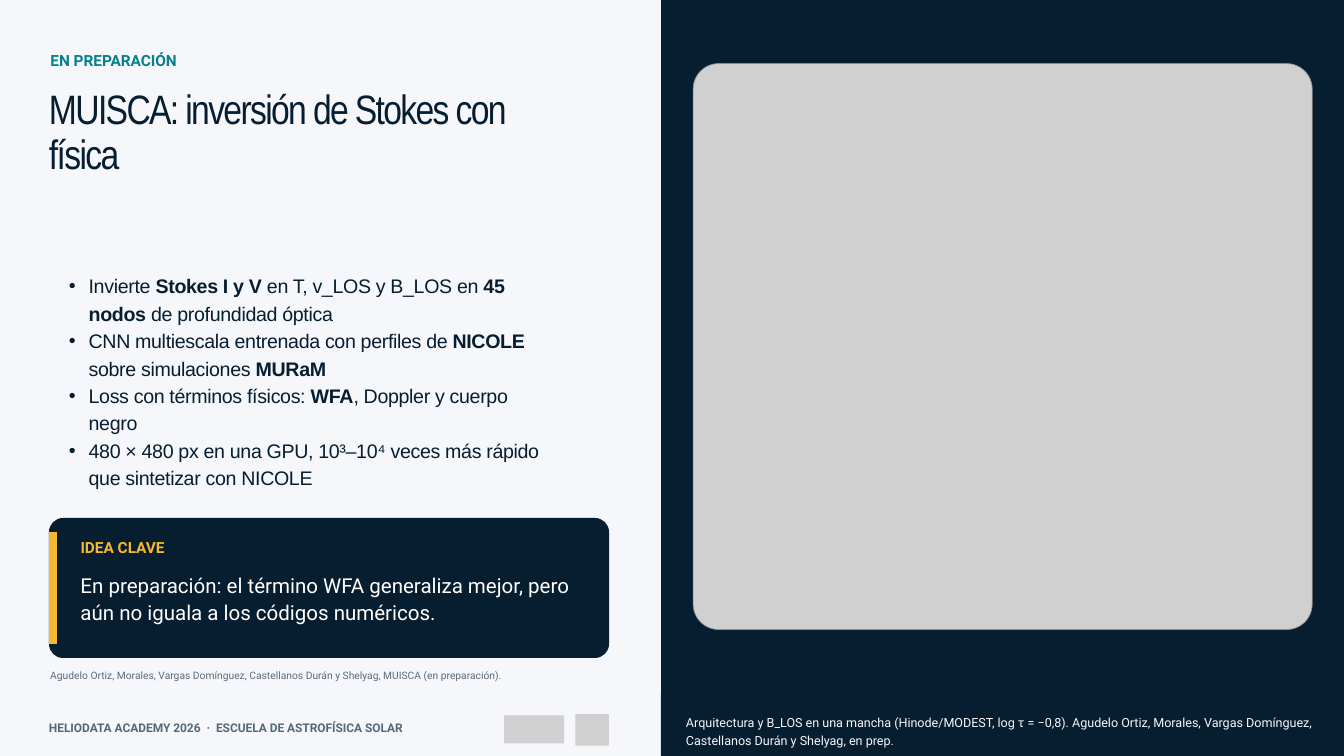
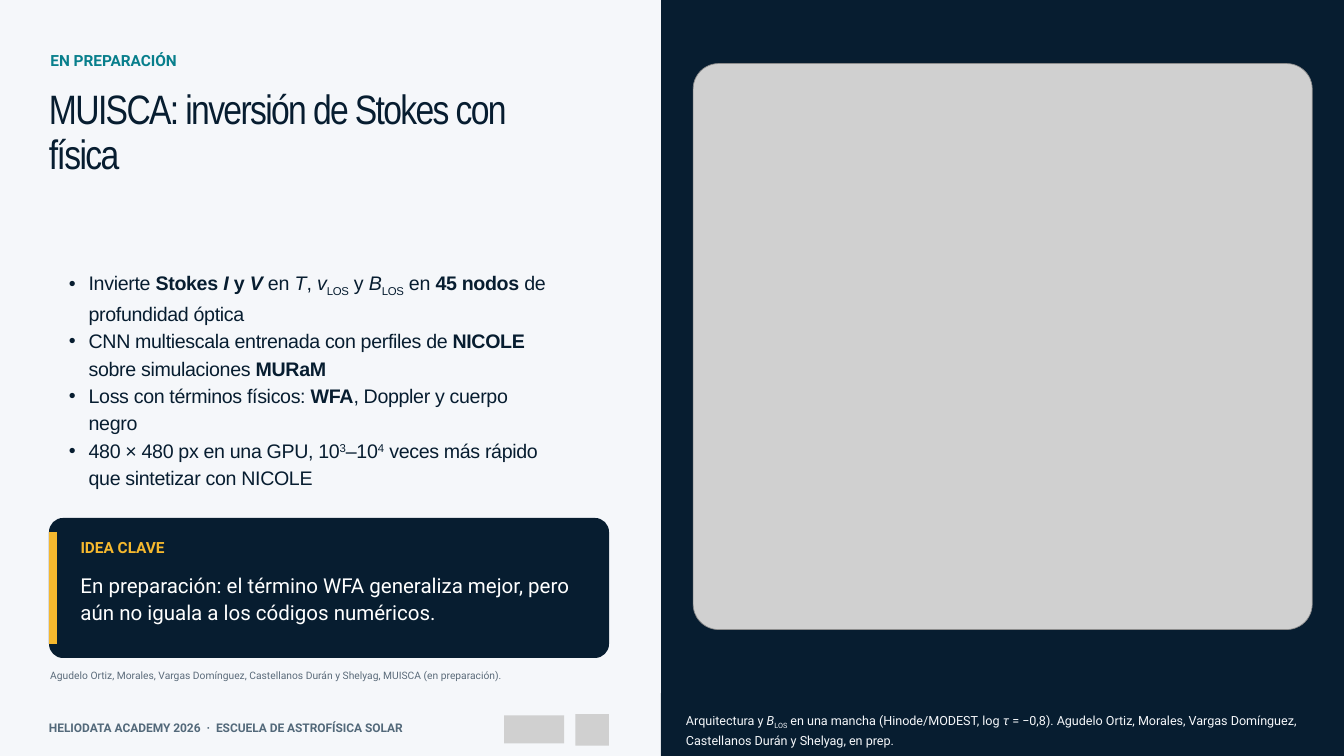
Before and after one commit to Group-of-Solar-Astrophysics/Escuela-Astrofisica-Solar-2026, a slide deck: slide 12 of 01_Material_por_expositor/Juan_Esteban_Agudelo_Ortiz/01_Presentacion/Machine_Learning_aplicado_al_Sol_Escuela_2026.pptx. Drawn at 1344x756 pixels with LibreOffice and Linux fonts; fonts in the diff are those of the drawing; grey boxes stand for pictures. Boxes give left, top, right and bottom in pixels: in the first picture for what was removed or moved away, otherwise in the second. Text is boxed around its words. In the diff, an @@ line names an element or a change of style, - is before the commit and + after.

```diff
--- a/01_Material_por_expositor/Juan_Esteban_Agudelo_Ortiz/01_Presentacion/Machine_Learning_aplicado_al_Sol_Escuela_2026.pptx
+++ b/01_Material_por_expositor/Juan_Esteban_Agudelo_Ortiz/01_Presentacion/Machine_Learning_aplicado_al_Sol_Escuela_2026.pptx
@@ text at [89, 275, 545, 325]: text changed @@
-  • Invierte Stokes I y V en T, v_LOS y B_LOS en 45 nodos de profundidad óptica
+  • Invierte Stokes I y V en T, vLOS y BLOS en 45 nodos de profundidad óptica
@@ text at [89, 443, 538, 489]: text changed @@
-  • 480 × 480 px en una GPU, 10³–10⁴ veces más rápido que sintetizar con NICOLE
+  • 480 × 480 px en una GPU, 103–104 veces más rápido que sintetizar con NICOLE
@@ text at [686, 715, 1297, 748]: text changed @@
-Arquitectura y B_LOS en una mancha (Hinode/MODEST, log τ = −0,8). Agudelo Ortiz, Morales, Vargas Domínguez, Castellanos Durán y Shelyag, en prep.
+Arquitectura y BLOS en una mancha (Hinode/MODEST, log τ = −0,8). Agudelo Ortiz, Morales, Vargas Domínguez, Castellanos Durán y Shelyag, en prep.
```
Also in this commit, not shown: 4 other slides changed, 1 other file.
